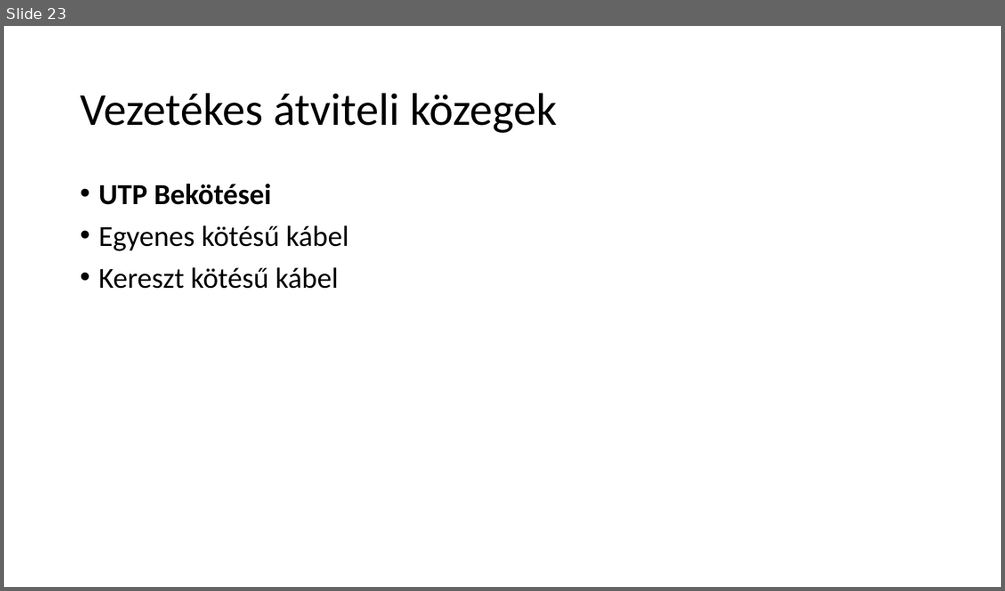
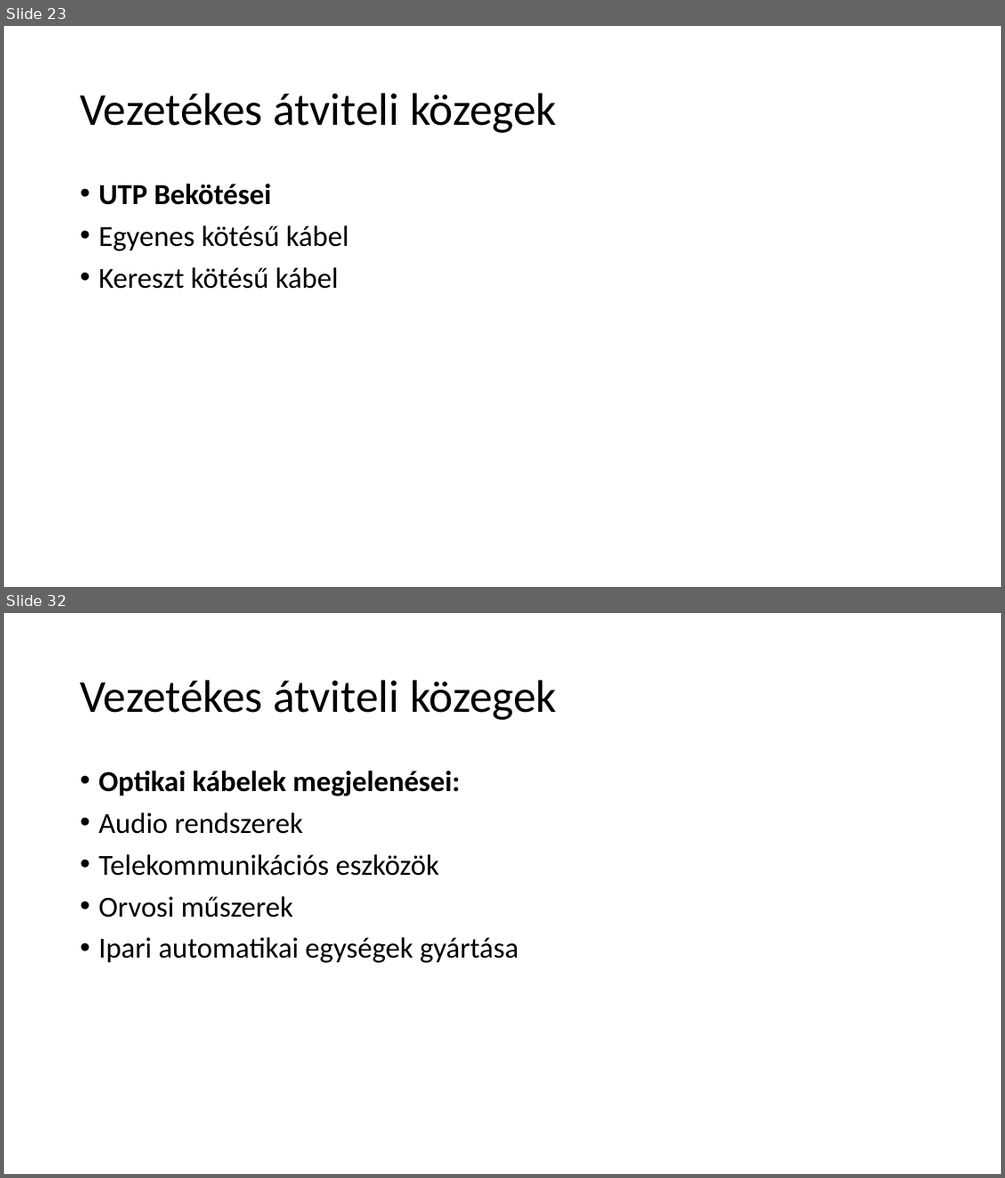
Before and after one commit to gutibalintka/Iktproll2, a slide deck: Vezeték, vezeték nélküli átviteli közegek.pptx. Shown one above the other, each under a label of ours: slide 23 before the commit, slides 23 and 32 after it; the slides between them are not shown. The pictures are 1005x591 and 1005x1178 pixels, drawn with LibreOffice and Linux fonts; fonts in the diff are those of the drawing. Boxes give left, top, right and bottom in pixels: in the first picture for what was removed or moved away, otherwise in the second. Text is boxed around its words. In the diff, an @@ line names an element or a change of style, - is before the commit and + after.

```diff
--- a/Vezeték, vezeték nélküli átviteli közegek.pptx
+++ b/Vezeték, vezeték nélküli átviteli közegek.pptx
@@ slide 32 added at box(4, 613, 1001, 1174), background #FFFFFF @@
@@ title added at box(80, 680, 557, 720), 44 pt, text #000000 @@
+Vezetékes átviteli közegek
@@ text added at box(98, 771, 518, 963), 28 pt, text #000000 @@
+• Optikai kábelek megjelenései:
+• Audio rendszerek
+• Telekommunikációs eszközök
+• Orvosi műszerek
+• Ipari automatikai egységek gyártása
```
Also in this commit, not shown: 9 other slides added.
